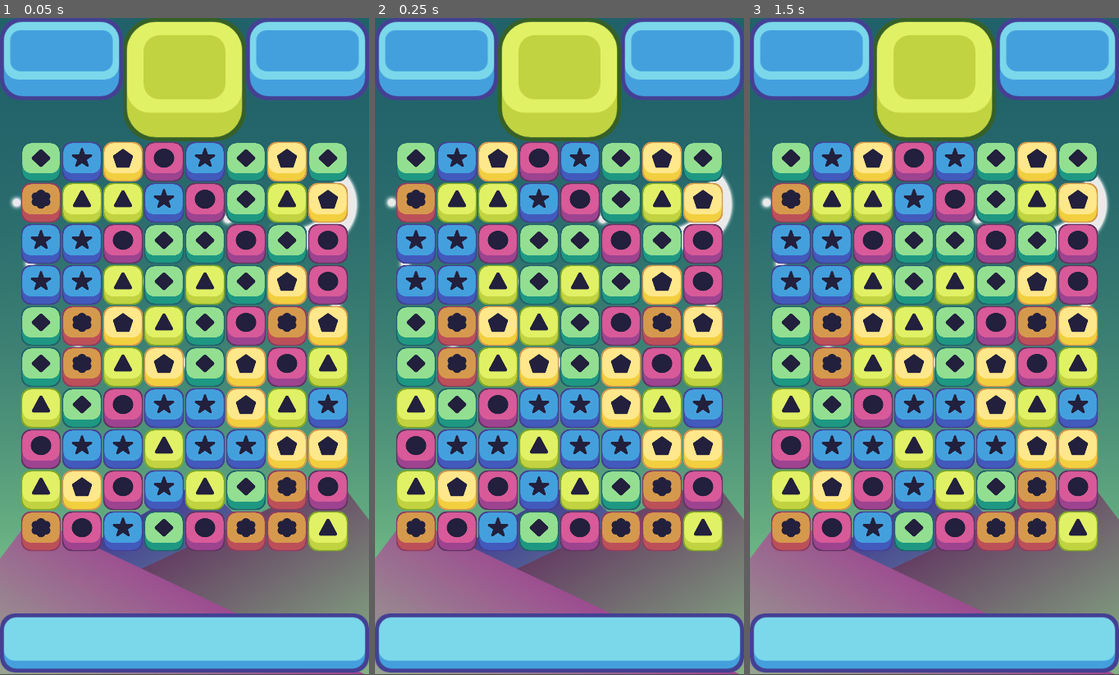
Above: before the commit, frames 1-3 (left to right).
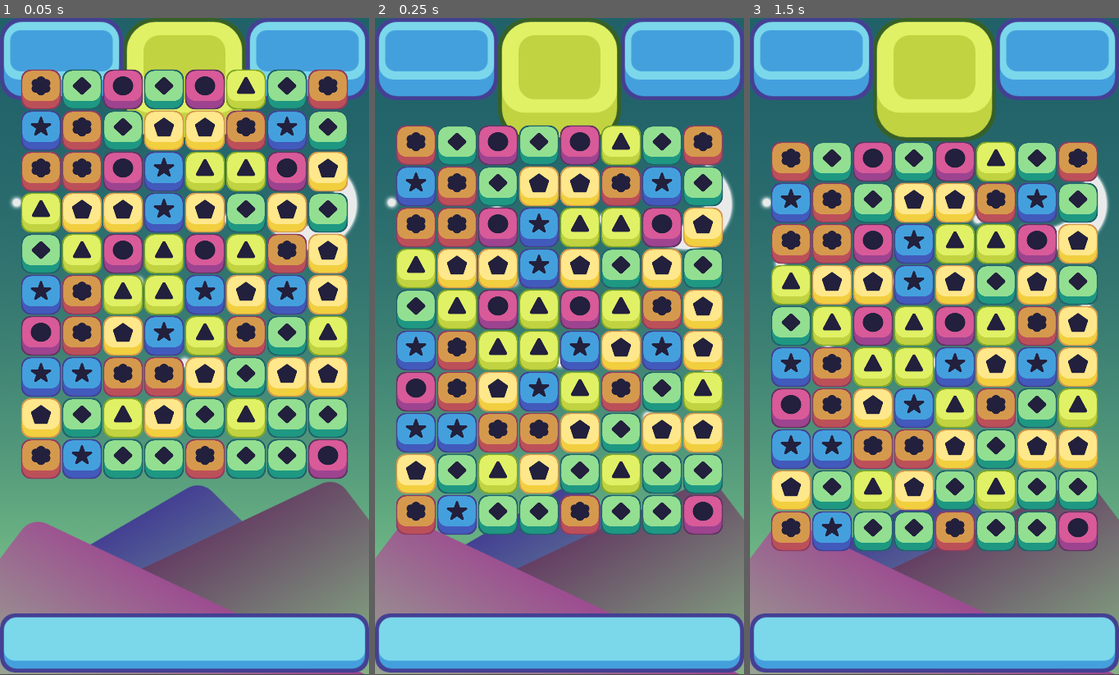
Above: after the commit, the same moments.

Repository: jamdominguez/Candy_Crush
Game: Godot game, scene res://scenes/game_window.tscn
Same seed, same stepped clock (60 frames per second), same inputs: the game is played once before the commit and once after it.
Inputs (mouse positions are in pixels of both pictures, inside the frame that each line leads up to):
- Up to frame 1 (0.05 s): no input
- Up to frame 2 (0.25 s): no input
- Up to frame 3 (1.5 s): move the mouse to (1015, 313) at 0.52 s; tap Enter at 1.25 s; move the mouse to (860, 379) at 1.27 s

The runs differ from the first frame. In frame 1, 58% of the frame differs, in the area x 5-95%, y 7-82%; in frame 2, 52%; in frame 3, 35%.

Commit message:
- Refactor functions

Diff:
--- a/scripts/grid.gd
+++ b/scripts/grid.gd
@@ -47,19 +47,7 @@
 	randomize()
 	for i in width:
 		for j in height:
-			#choose a random nuber and store it
-			var rand = randi() % possible_pieces.size()
-			#var rand = floor(rand_range(0, possible_pieces.size()))
-			#Instance that piece from the array
-			var piece = possible_pieces[rand].instance()
-			var loops = 0
-			while (match_at(i,j,piece.color) && loops < 100):
-				rand = randi() % possible_pieces.size()
-				loops += 1
-				piece = possible_pieces[rand].instance()
-			add_child(piece)
-			piece.position = grid_to_pixel(i,j)
-			all_pieces[i][j] = piece
+			set_random_piece_on_grid(i,j)
 
 func match_at(column, row, color):
 	if column > 1:
@@ -174,20 +162,24 @@
 	for i in width:
 		for j in height:
 			if all_pieces[i][j] == null:
-				#choose a random nuber and store it
-				var rand = randi() % possible_pieces.size()
-				#var rand = floor(rand_range(0, possible_pieces.size()))
-				#Instance that piece from the array
-				var piece = possible_pieces[rand].instance()
-				var loops = 0
-				while (match_at(i,j,piece.color) && loops < 100):
-					rand = randi() % possible_pieces.size()
-					loops += 1
-					piece = possible_pieces[rand].instance()
-				add_child(piece)
-				piece.position = grid_to_pixel(i,j - y_offset)
-				piece.move(grid_to_pixel(i,j))
-				all_pieces[i][j] = piece
+				set_random_piece_on_grid(i,j)
+
+func set_random_piece_on_grid(i,j):
+	# choose a random number and store it
+	var rand = randi() % possible_pieces.size()
+	# Instance that piece from the array
+	var piece = possible_pieces[rand].instance()
+	var loops = 0
+	# Check will be different colors in closer pieces
+	while (match_at(i,j,piece.color) && loops < 100):
+		rand = randi() % possible_pieces.size()
+		loops += 1
+		piece = possible_pieces[rand].instance()
+	add_child(piece)
+	# Simulates the piece fallen. Sliding piece
+	piece.position = grid_to_pixel(i,j - y_offset)
+	piece.move(grid_to_pixel(i,j))
+	all_pieces[i][j] = piece
 
 # SIGNAL: Destroy the pieces mached after a timing expecified. It is called when start function on timer node is executed
 func _on_destroy_timer_timeout():
